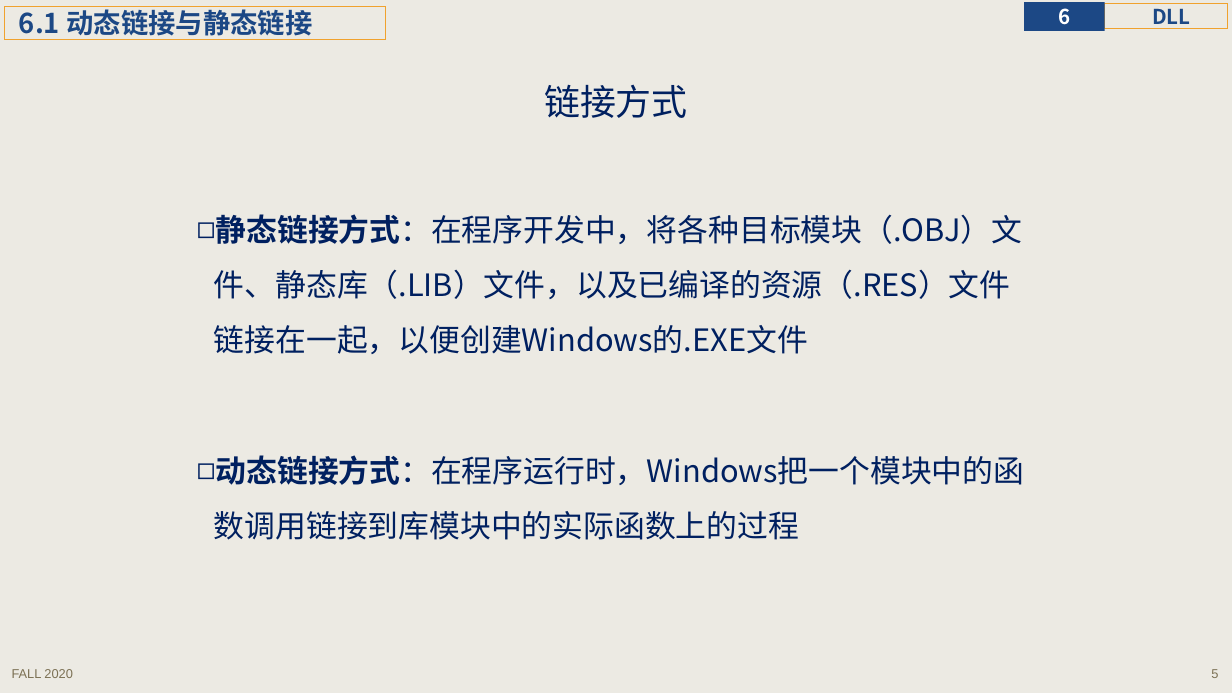
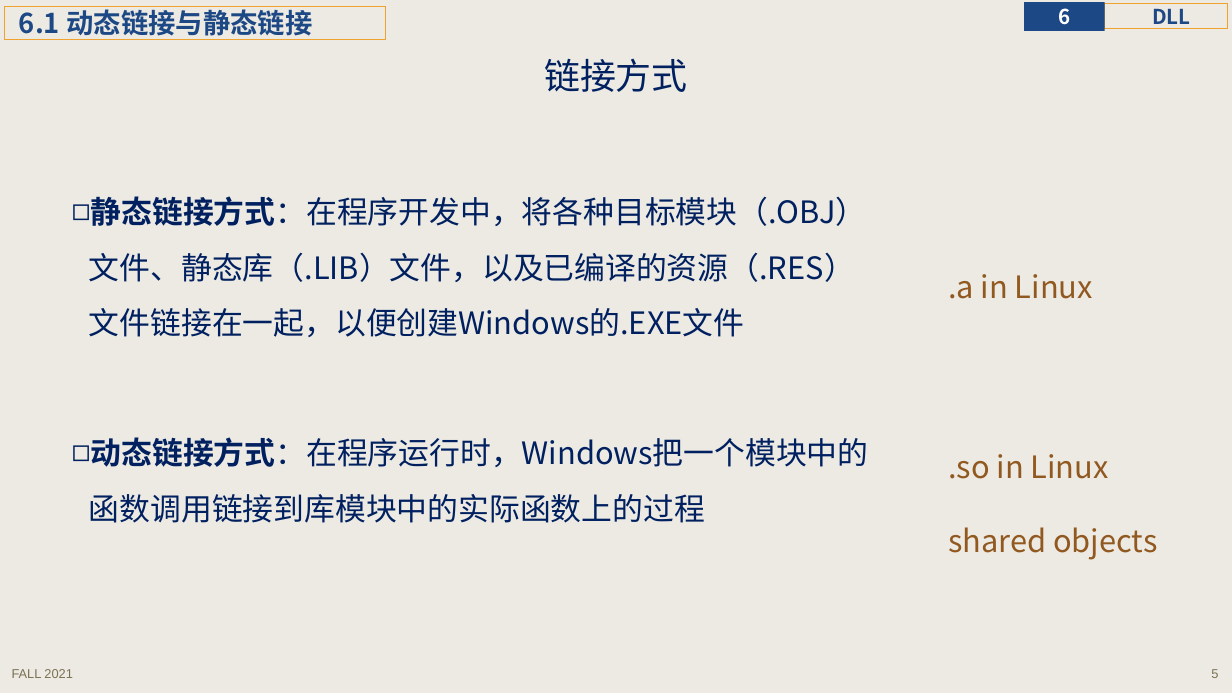
Before and after one commit to principleWindows/win-principle-2021, a slide deck: slide 5 of slides/instruction/principleWindows_6.pptx. Drawn at 1232x693 pixels with LibreOffice and Linux fonts; fonts in the diff are those of the drawing. Boxes give left, top, right and bottom in pixels: in the first picture for what was removed or moved away, otherwise in the second. Text is boxed around its words. In the diff, an @@ line names an element or a change of style, - is before the commit and + after.

```diff
--- a/slides/instruction/principleWindows_6.pptx
+++ b/slides/instruction/principleWindows_6.pptx
@@ title "链接方式" moved from (x1=544, y1=84, x2=688, y2=118) to (x1=544, y1=58, x2=688, y2=92) @@
@@ text "静态链接方式：在程序开发中，将各种目标模块（.OBJ）文件、静态库（.LIB）文件，以及已编译的资源（.RES）文件链接 ..." rewrapped from (x1=214, y1=214, x2=1025, y2=485) to (x1=89, y1=196, x2=869, y2=467) @@
@@ text added at (x1=948, y1=274, x2=1093, y2=299), 24 pt, text #91581F @@
+.a in Linux
@@ text added at (x1=948, y1=454, x2=1157, y2=560), 24 pt, text #91581F @@
+.so in Linux
+shared objects
@@ text at (x1=12, y1=669, x2=72, y2=678): text changed @@
-FALL 2020
+FALL 2021
```
Also in this commit, not shown: 47 other slides changed, 6 slides added, 21 other files.
